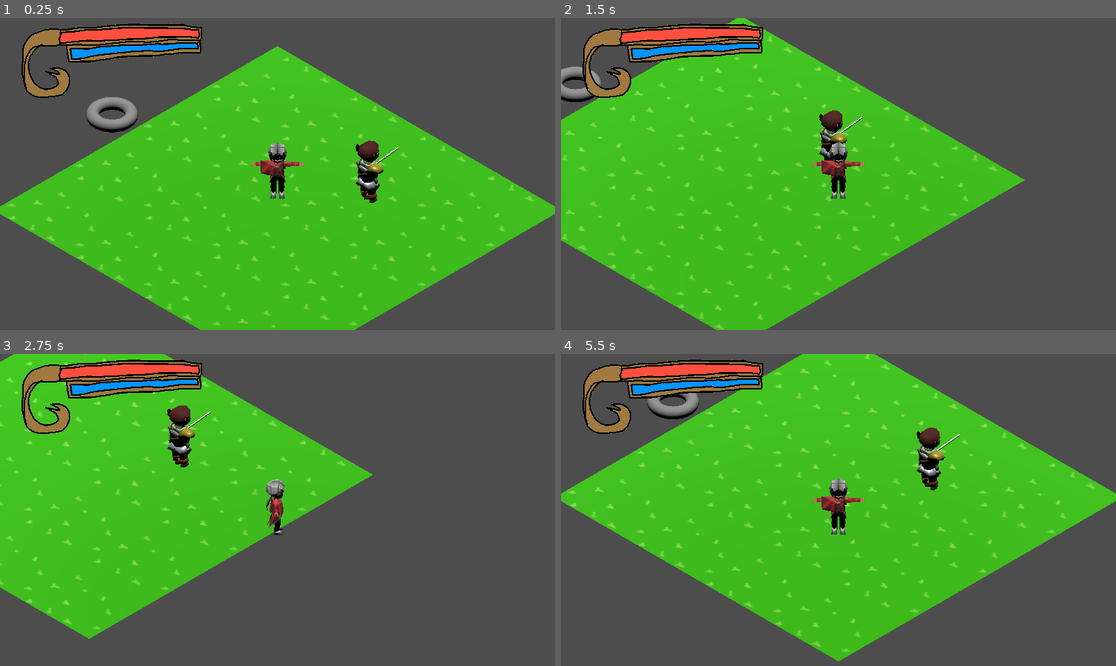
Above: before the commit, frames 1-4 (two rows, left to right).
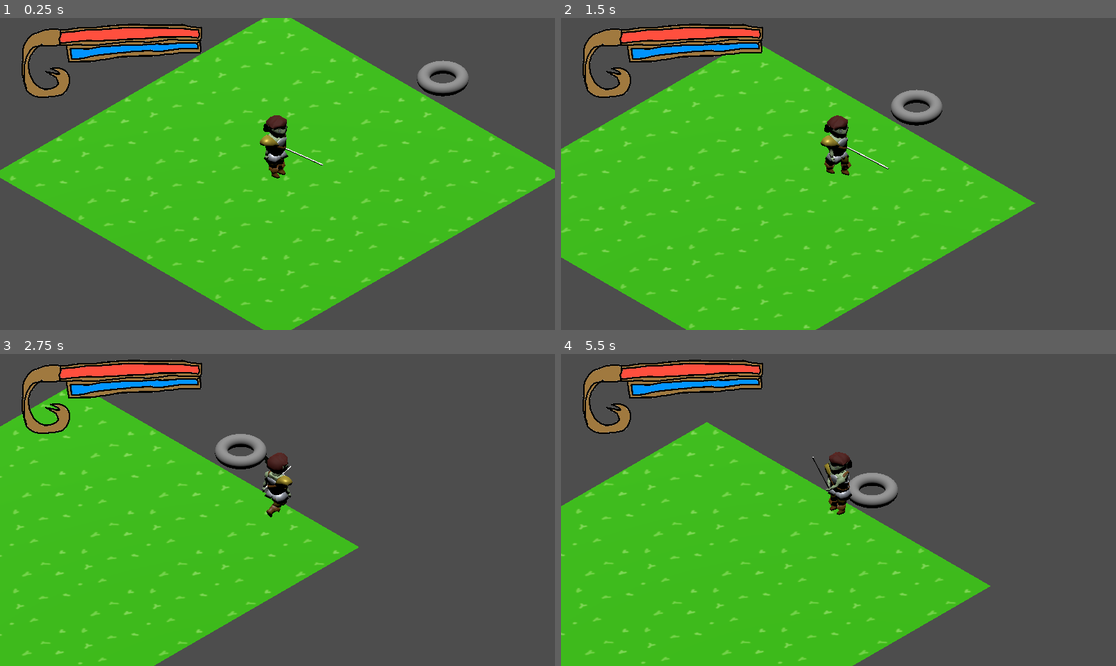
Above: after the commit, the same moments.

Repository: hcthoemmes/cathartic-casting-compulsion
Game: Godot game, scene res://Scenes/world_root.tscn
Same seed, same stepped clock (60 frames per second), same inputs: the game is played once before the commit and once after it. Sound files missing from this copy of the repository are replaced by a short silence.
Inputs:
- Up to frame 1 (0.25 s): no input
- Up to frame 2 (1.5 s): hold D (east) 0.53-1.28 s; tap Z (use) at 0.6, 1.35 s; hold S (south) from 1.28 s (still down)
- Up to frame 3 (2.75 s): release S (south) at 2.03 s; hold D (east) from 2.03 s (still down); tap Z (use) at 2.1 s
- Up to frame 4 (5.5 s): release D (east) at 2.78 s; hold W (north) 2.78-3.53 s; tap Z (use) every 0.75 s from 2.85 to 5.1 s; hold A (west) 3.53-5.03 s; hold S (south) from 5.03 s (still down)

The runs differ from the first frame. In frame 1, 25% of the frame differs, in the area x 0-100%, y 0-100%; in frame 2, 15%; in frame 3, 23%; in frame 4, 45%.

Commit message:
Music, player control, animation
Added the main music track, made the animations play when they oughta, changed how the camera system works. Which kinda made it control weird, but it's a solvable problem

Diff:
--- a/Scenes/AnimatedHero.tscn
+++ b/Scenes/AnimatedHero.tscn
@@ -1,6 +1,7 @@
-[gd_scene load_steps=46 format=4 uid="uid://1ruxle3orpcj"]
+[gd_scene load_steps=48 format=4 uid="uid://1ruxle3orpcj"]
 
 [ext_resource type="Texture2D" uid="uid://bbccve2qlh3tw" path="res://Models/fighterhero_walk_better_head_color.png" id="1_70bt1"]
+[ext_resource type="Script" uid="uid://cnkuns8q5piti" path="res://Scripts/herocontrol.gd" id="1_fmcis"]
 
 [sub_resource type="StandardMaterial3D" id="StandardMaterial3D_k5jrk"]
 
@@ -1359,7 +1360,10 @@
 &"WalkAction": SubResource("Animation_ddc5v")
 }
 
-[node name="AnimatedHero" type="Node3D"]
+[sub_resource type="CapsuleShape3D" id="CapsuleShape3D_70bt1"]
+
+[node name="AnimatedHero" type="CharacterBody3D"]
+script = ExtResource("1_fmcis")
 
 [node name="fighterhero_walk" type="Node3D" parent="."]
 transform = Transform3D(0.6, 0, 0, 0, 0.6, 0, 0, 0, 0.6, 0, 0, 0)
@@ -1693,19 +1697,11 @@
 mesh = SubResource("ArrayMesh_rkrdo")
 skin = SubResource("Skin_x6ki5")
 
-[node name="FrontRef" type="Node3D" parent="fighterhero_walk"]
-transform = Transform3D(1, 0, 0, 0, 0, -1, 0, 1, 0, 0, 0, -5.51257)
-
-[node name="RightRef" type="Node3D" parent="fighterhero_walk"]
-transform = Transform3D(0, -1, 0, 0, 0, -1, 1, 0, 0, 3.09482, 0, 0)
-
-[node name="SideUnder" type="Node3D" parent="fighterhero_walk"]
-transform = Transform3D(1.19209e-07, -1, -1.19209e-07, 0, 1.19209e-07, -1, 1, 1.19209e-07, 0, 1.60505, 0, 0)
-
-[node name="FrontUnder" type="Node3D" parent="fighterhero_walk"]
-transform = Transform3D(1, 0, 0, 0, 0, -1, 0, 1, 0, 0, 0, -4.23418)
-
 [node name="AnimationPlayer" type="AnimationPlayer" parent="fighterhero_walk"]
 libraries = {
 &"": SubResource("AnimationLibrary_am5yk")
 }
+
+[node name="CapsuleShape" type="CollisionShape3D" parent="."]
+transform = Transform3D(1, 0, 0, 0, 1, 0, 0, 0, 1, 0, 1, 0)
+shape = SubResource("CapsuleShape3D_70bt1")
--- a/Scenes/CameraRig.tscn
+++ b/Scenes/CameraRig.tscn
@@ -2,5 +2,10 @@
 
 [ext_resource type="Script" uid="uid://bonb2x3nihquq" path="res://Scripts/camera_rig.gd" id="1_rgqtk"]
 
-[node name="CameraRig" type="Node3D"]
+[node name="CameraRig" type="Marker3D"]
 script = ExtResource("1_rgqtk")
+
+[node name="Camera3D" type="Camera3D" parent="."]
+projection = 1
+current = true
+size = 12.0
--- a/Scenes/world_root.tscn
+++ b/Scenes/world_root.tscn
@@ -1,11 +1,13 @@
-[gd_scene load_steps=9 format=3 uid="uid://dd6ja7rjfssot"]
+[gd_scene load_steps=11 format=3 uid="uid://dd6ja7rjfssot"]
 
-[ext_resource type="PackedScene" uid="uid://7djbde0b07qh" path="res://Scenes/angelo.tscn" id="1_y8phq"]
+[ext_resource type="AudioStream" uid="uid://5als001ee0lr" path="res://Sound/Hyperfishation.wav" id="2_b3nlw"]
 [ext_resource type="PlaneMesh" uid="uid://dym55y8w2tm52" path="res://Resources/floormesh.tres" id="2_dh6nh"]
 [ext_resource type="Texture2D" uid="uid://fwf2dwcjm7ro" path="res://Sprites/Healthedness.png" id="3_du0hl"]
 [ext_resource type="Material" uid="uid://dt3df25vq5kpv" path="res://Resources/groundmaterial.tres" id="3_igpd5"]
+[ext_resource type="Script" uid="uid://c8dvyt6f35146" path="res://Scripts/music_player.gd" id="3_jn818"]
 [ext_resource type="TorusMesh" uid="uid://gq0m4ij6k2fo" path="res://Resources/holemesh.tres" id="5_uakgf"]
-[ext_resource type="PackedScene" uid="uid://1ruxle3orpcj" path="res://Scenes/AnimatedHero.tscn" id="6_rooha"]
+[ext_resource type="PackedScene" uid="uid://1ruxle3orpcj" path="res://Scenes/AnimatedHero.tscn" id="6_161yy"]
+[ext_resource type="PackedScene" uid="uid://ch4hah76bvg6x" path="res://Scenes/CameraRig.tscn" id="6_rooha"]
 
 [sub_resource type="WorldBoundaryShape3D" id="WorldBoundaryShape3D_favqm"]
 
@@ -21,13 +23,10 @@
 scale = Vector2(0.2, 0.2)
 texture = ExtResource("3_du0hl")
 
-[node name="angelo" parent="." instance=ExtResource("1_y8phq")]
-transform = Transform3D(-0.707107, 0, -0.707107, 0, 1, 0, 0.707107, 0, -0.707107, 0, 1, 0)
-
-[node name="RemoteTransform3D" type="RemoteTransform3D" parent="angelo"]
-transform = Transform3D(-0.707107, 0, 0.707107, -0.183013, 0.965926, -0.183013, -0.683013, -0.258819, -0.683013, 0, 5, 5.65685)
-remote_path = NodePath("../../Camera3D")
-update_rotation = false
+[node name="MusicPlayer" type="AudioStreamPlayer" parent="."]
+stream = ExtResource("2_b3nlw")
+autoplay = true
+script = ExtResource("3_jn818")
 
 [node name="DirectionalLight3D" type="DirectionalLight3D" parent="."]
 transform = Transform3D(1, 0, 0, 0, -4.37114e-08, 1, 0, -1, -4.37114e-08, 0, 36.272, 0)
@@ -36,15 +35,9 @@
 shape = SubResource("WorldBoundaryShape3D_favqm")
 
 [node name="Floormesh" type="MeshInstance3D" parent="."]
-transform = Transform3D(9.21197e-08, 0, -7.725, 0, 7.725, 0, 7.725, 0, 9.21197e-08, 0, 0, 0)
+transform = Transform3D(-3.3767e-07, 0, -7.725, 0, 7.725, 0, 7.725, 0, -3.3767e-07, 0, 0, 0)
 mesh = ExtResource("2_dh6nh")
 surface_material_override/0 = ExtResource("3_igpd5")
-
-[node name="Camera3D" type="Camera3D" parent="."]
-transform = Transform3D(-0.707107, 0.408607, -0.577096, 0, 0.816137, 0.577858, 0.707107, 0.408607, -0.577096, -4, 6, -4)
-projection = 1
-current = true
-size = 12.0
 
 [node name="FishinHole" type="Area3D" parent="."]
 transform = Transform3D(1, 0, 0, 0, 1, 0, 0, 0, 1, 9, 0, 0)
@@ -56,8 +49,13 @@
 [node name="MeshInstance3D" type="MeshInstance3D" parent="FishinHole"]
 mesh = ExtResource("5_uakgf")
 
-[node name="AnimatedHero" parent="." instance=ExtResource("6_rooha")]
-transform = Transform3D(1, 0, 0, 0, 1, 0, 0, 0, 1, -2, 0, 3)
+[node name="CameraRig" parent="." instance=ExtResource("6_rooha")]
 
-[connection signal="body_entered" from="FishinHole" to="angelo" method="_on_fishin_hole_body_entered"]
-[connection signal="body_exited" from="FishinHole" to="angelo" method="_on_fishin_hole_body_exited"]
+[node name="AnimatedHero" parent="." instance=ExtResource("6_161yy")]
+
+[node name="RemoteTransform3D" type="RemoteTransform3D" parent="AnimatedHero"]
+remote_path = NodePath("../../CameraRig")
+
+[connection signal="finished" from="MusicPlayer" to="MusicPlayer" method="_on_finished"]
+[connection signal="body_entered" from="FishinHole" to="AnimatedHero" method="_on_fishin_hole_body_entered"]
+[connection signal="body_exited" from="FishinHole" to="AnimatedHero" method="_on_fishin_hole_body_exited"]
--- a/Scripts/angelo.gd
+++ b/Scripts/angelo.gd
@@ -26,7 +26,7 @@
 			velocity.x = direction.x * SPEED
 			velocity.z = direction.z * SPEED
 			# Little hack, not actually what we wanna do cause it won't work for interaction and stuff but fine for a test :]
-			$joint0.rotation.y = atan2(velocity.x,velocity.z) + deg_to_rad(135)
+			$joint0.rotation.y = atan2(velocity.x,velocity.z) # - deg_to_rad(45)
 		else:
 			velocity.x = move_toward(velocity.x, 0, SPEED)
 			velocity.z = move_toward(velocity.z, 0, SPEED)
@@ -40,8 +40,6 @@
 	get_node("../CanvasLayer").add_child(f)
 
 func _on_fishin_hole_body_entered(body: Node3D) -> void:
-	if body == self:
-		fishing_possible = true
+	if body == self: fishing_possible = true
 func _on_fishin_hole_body_exited(body: Node3D) -> void:
-	if body == self:
-		fishing_possible = false
+	if body == self: fishing_possible = false
--- a/Scripts/camera_rig.gd
+++ b/Scripts/camera_rig.gd
@@ -1,12 +1,9 @@
 extends Node3D
-
 # With thanks to u/MirusCast for the concept!
-
-Translation
+@onready var cam = $Camera3D
 
 func _ready() -> void:
-	look_at_from_position()
-	translate()
+	cam.look_at_from_position((Vector3.UP + Vector3.BACK + Vector3.LEFT) * cam.size, global_position, Vector3.UP)
 	pass # Replace with function body.
 
 
--- /dev/null
+++ b/Scripts/herocontrol.gd
@@ -0,0 +1,61 @@
+extends CharacterBody3D
+
+const SPEED = 5.0
+const JUMP_VELOCITY = 4.5
+
+@onready var animPlayer = $fighterhero_walk/AnimationPlayer
+
+# There's some stuff I added that could/should be handled in a singleton (fishing state, scene loading)
+# I'll fix it later ÷P
+var fishing_possible := false
+var is_fishing		 := false
+
+
+
+func _physics_process(delta: float) -> void:
+	# Add the gravity.
+	if not is_on_floor(): velocity += get_gravity() * delta
+
+	# If outside fishing minigame, get input
+	if !is_fishing:
+
+		if fishing_possible:
+			if Input.is_action_just_pressed("use"):
+				await begin_fishing()
+				# Lerp to some Fishin Point? Later feature
+
+		var input_dir := Input.get_vector("west", "east", "north", "south")
+		var direction := (transform.basis * Vector3(input_dir.x, 0, input_dir.y)).normalized()
+		if direction:
+			velocity.x = direction.x * SPEED
+			velocity.z = direction.z * SPEED
+			# Little hack, not actually what we wanna do cause it won't work for interaction and stuff but fine for a test :]
+			$fighterhero_walk.rotation.y = atan2(velocity.x,velocity.z) # - deg_to_rad(45)
+			animPlayer.play("WalkAction")
+		else:
+			velocity.x = move_toward(velocity.x, 0, SPEED)
+			velocity.z = move_toward(velocity.z, 0, SPEED)
+			animPlayer.play("IdleStand")
+
+	move_and_slide()
+
+func begin_fishing() -> void:
+	# 5 and 20 as a guess.
+	var waitTime = randi_range(5, 20)
+
+	set_velocity(Vector3.ZERO)
+	move_and_slide()
+
+	is_fishing = true
+	animPlayer.play("CastRod")
+	await animPlayer.animation_finished
+	# We want them to hold their pose, but for now it's fine
+
+	await get_tree().create_timer(waitTime).timeout
+	var f = load("res://Scenes/fishing.tscn").instantiate()
+	get_node("../CanvasLayer").add_child(f)
+
+func _on_fishin_hole_body_entered(body: Node3D) -> void:
+	if body == self: fishing_possible = true
+func _on_fishin_hole_body_exited(body: Node3D) -> void:
+	if body == self: fishing_possible = false
--- /dev/null
+++ b/Scripts/music_player.gd
@@ -0,0 +1,2 @@
+extends AudioStreamPlayer
+func _on_finished() -> void: play()
Not shown, added: Scripts/herocontrol.gd.uid
Not shown, added: Scripts/music_player.gd.uid
Not shown, added: Sound/Hyperfishation.wav.import
Not shown, added: Sound/Hyperfishation.wav
